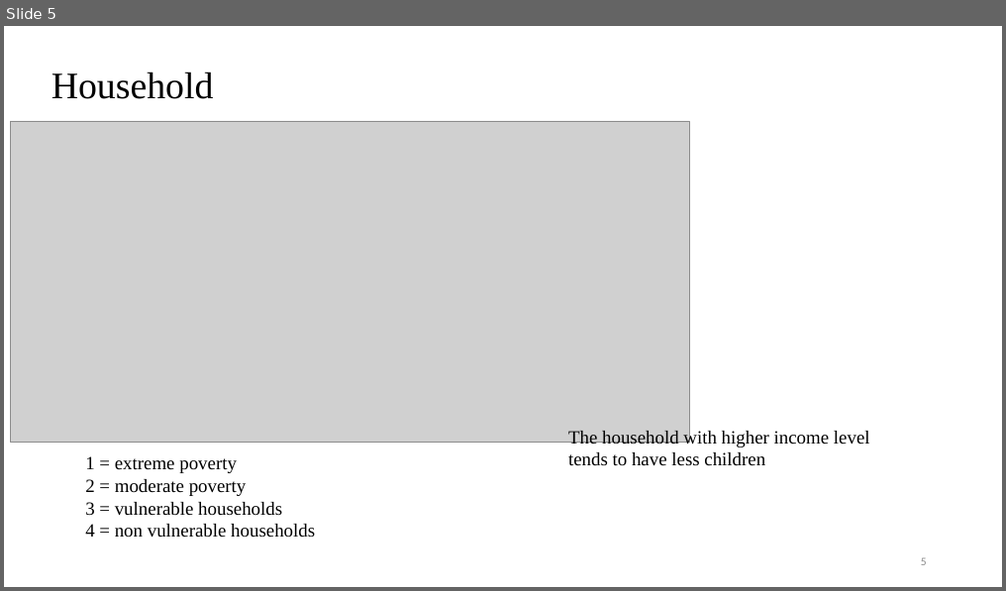
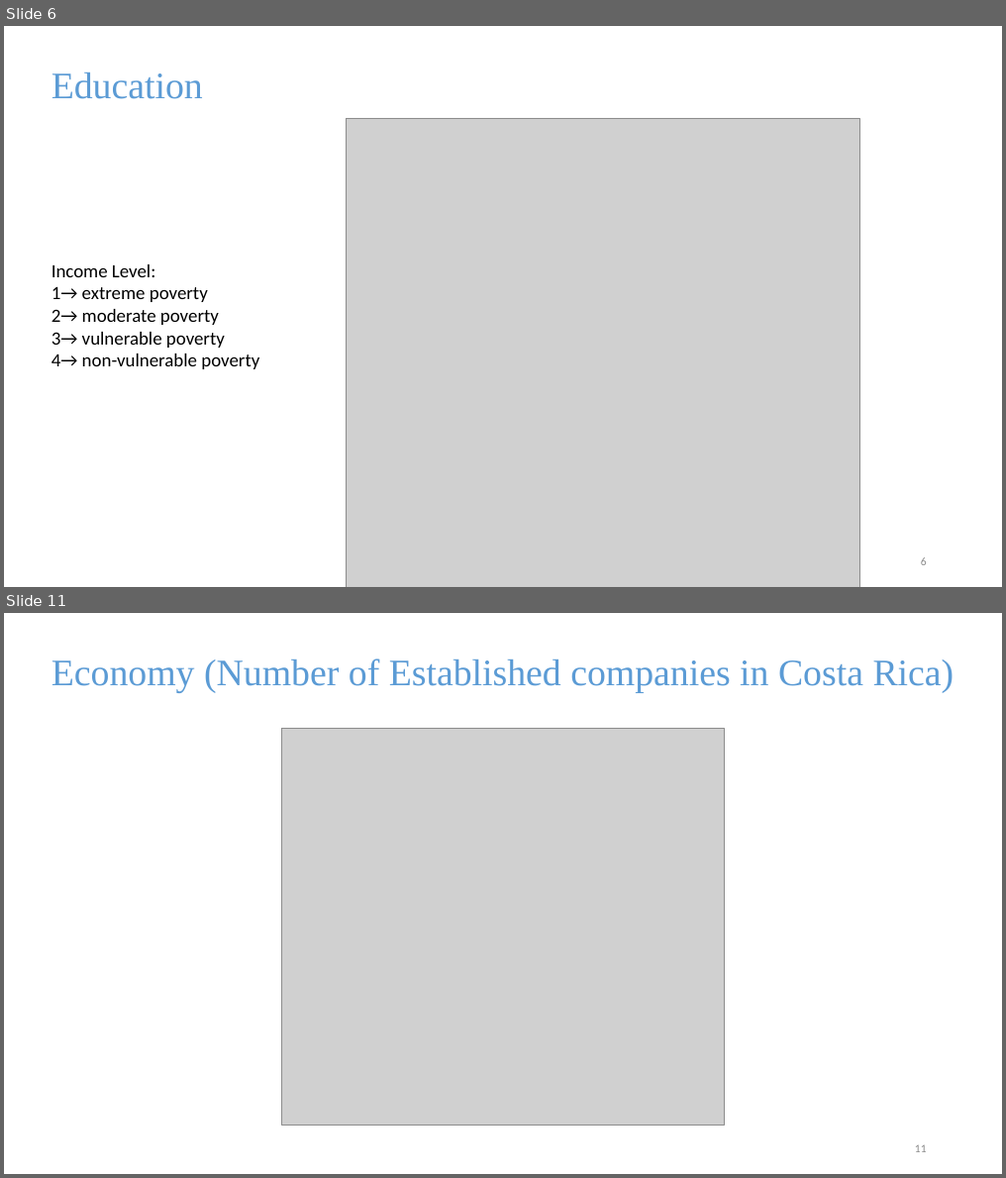
Before and after one commit to zhaomh1998/ece143, a slide deck: ECE143 presentation.pptx. Shown one above the other, each under a label of ours: slide 5 before the commit, slides 6 and 11 after it; the slides between them are not shown. The pictures are 1006x591 and 1006x1178 pixels, drawn with LibreOffice and Linux fonts; fonts in the diff are those of the drawing; grey boxes stand for pictures. Boxes give left, top, right and bottom in pixels: in the first picture for what was removed or moved away, otherwise in the second. Text is boxed around its words. In the diff, an @@ line names an element or a change of style, - is before the commit and + after.

```diff
--- a/ECE143 presentation.pptx
+++ b/ECE143 presentation.pptx
@@ slide 11 added at [4, 613, 1002, 1174], background #FFFFFF @@
@@ text added at [52, 659, 954, 693], 36 pt, text #5B9BD5 @@
+Economy (Number of Established companies in Costa Rica)
@@ picture added at [282, 728, 724, 1125] @@
@@ page number added at [915, 1146, 927, 1153], 11 pt, text #8C8C8C @@
+11
@@ what was slide 5 is now slide 6 @@
@@ slide 6 changed as well @@
@@ text at [52, 73, 203, 99]: text changed; text colour #000000 to #5B9BD5 @@
-Household
+Education
@@ picture removed at [10, 121, 690, 443] @@
@@ picture added at [347, 118, 859, 587] @@
@@ text at [52, 265, 259, 370]: text changed; font Times New Roman to Calibri @@
-1 = extreme poverty
-2 = moderate poverty
-3 = vulnerable households
-4 = non vulnerable households
+Income Level:
+1→ extreme poverty
+2→ moderate poverty
+3→ vulnerable poverty
+4→ non-vulnerable poverty
@@ text removed at [568, 429, 870, 467] @@
-The household with higher income level tends to have less children
```
Also in this commit, not shown: 4 other slides changed, 9 other slides added, 4 slides removed.
